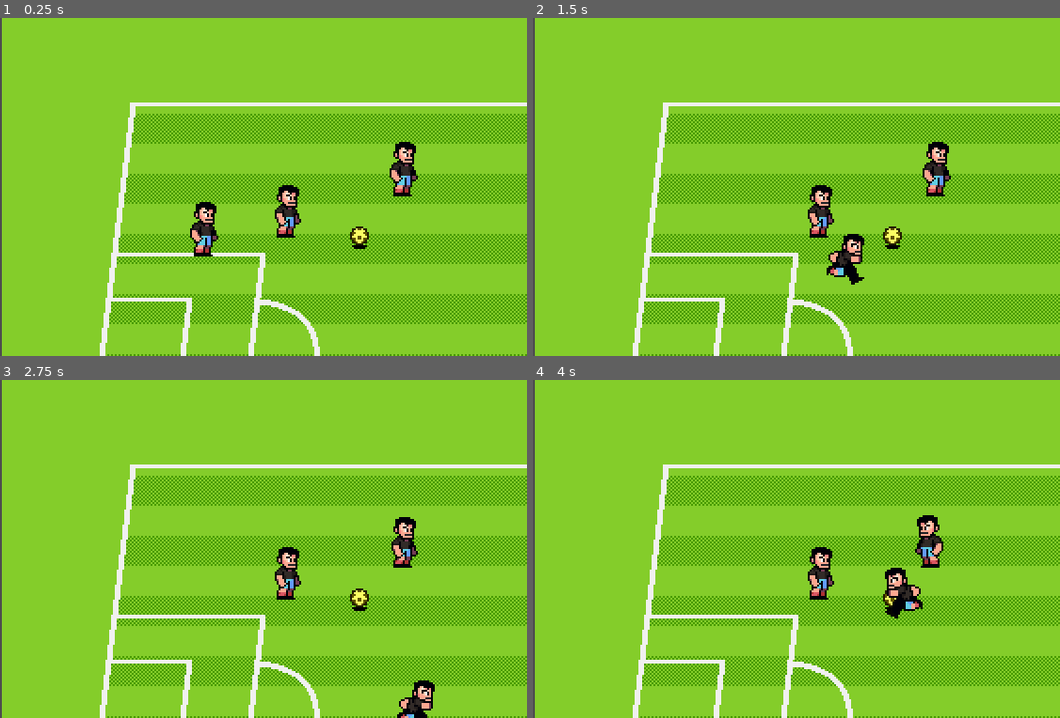
Above: before the commit, frames 1-4 (two rows, left to right).
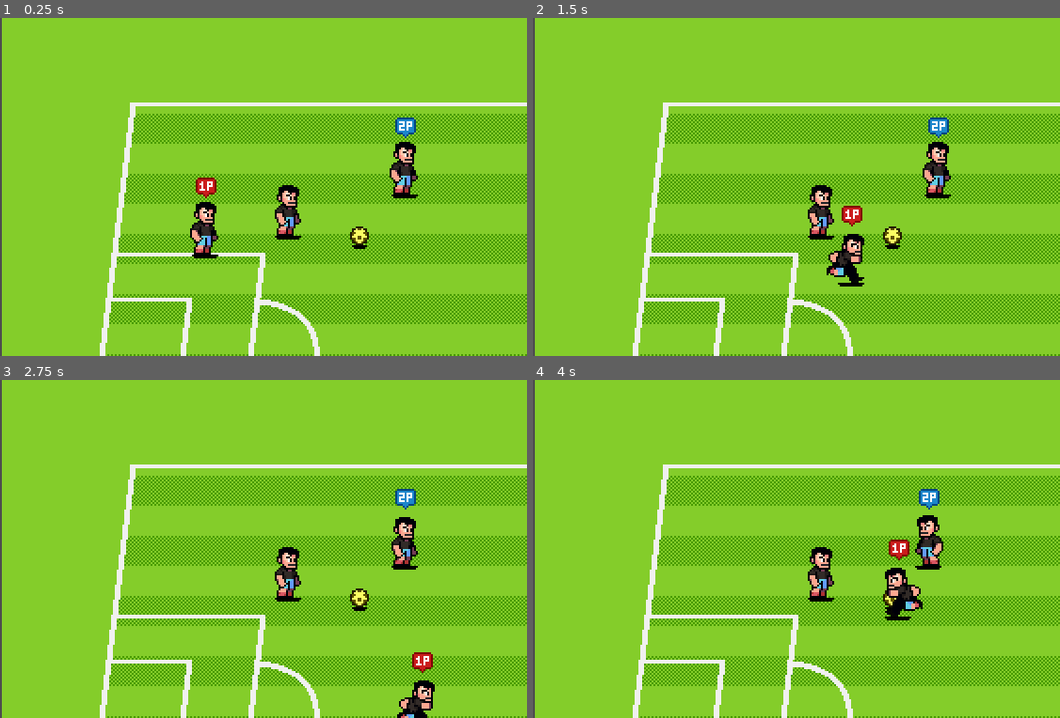
Above: after the commit, the same moments.

Repository: AhkunTa/soccer-online
Game: Godot game, scene res://scenes/world.tscn
The game is run twice, just before and just after one commit, with the same random seed, the same clock (stepped at 60 frames per second) and the same inputs.
Inputs:
- Up to frame 1 (0.25 s): no input
- Up to frame 2 (1.5 s): hold D (p1_right) 0.53-1.28 s; tap J (p1_pass) at 0.6 s; tap Space (p1_jump) at 0.77 s; hold S (p1_down) from 1.28 s (still down); tap K (p1_shoot) at 1.35 s
- Up to frame 3 (2.75 s): tap Space (p1_jump) at 1.52 s; release S (p1_down) at 2.03 s; hold D (p1_right) from 2.03 s (still down); tap Down (p2_down) at 2.1 s
- Up to frame 4 (4 s): release D (p1_right) at 2.78 s; hold W (p1_up) 2.78-3.53 s; tap Left (p2_left) at 2.85 s; tap Space (p1_jump) at 3.02, 3.77 s; hold A (p1_left) from 3.53 s (still down); tap Page Down (p2_pass) at 3.6 s

The runs differ from the first frame. In frame 1, 0.5% of the frame differs, in the area x 36-80%, y 29-72%; in frame 2, 0.5%, in the area x 52-80%, y 29-80%; in frame 3, 0.5%; in frame 4, 0.5%.

Commit message:
feat: add player shadow and player indicator

Diff:
--- a/scenes/charcaters/player.gd
+++ b/scenes/charcaters/player.gd
@@ -1,6 +1,11 @@
 class_name Player
 extends CharacterBody2D
 
+const CONTROL_SCHENE_MAP: Dictionary = {
+	ControlScheme.CPU: preload("res://assets/art/props/cpu.png"),
+	ControlScheme.P1: preload("res://assets/art/props/1p.png"),
+	ControlScheme.P2: preload("res://assets/art/props/2p.png")
+}
 
 @export var speed: float = 80.0
 @export var power: float = 50.0
@@ -13,6 +18,7 @@
 @onready var animation_player: AnimationPlayer =  %AnimationPlayer
 @onready var player_sprite: Sprite2D = %PlayerSprite
 @onready var team_detection_area: Area2D = %TeammateDetectionArea
+@onready var control_sprite: Sprite2D = %ControlSprite
 
 enum ControlScheme {CPU,P1,P2}
 enum State {MOVING, TACKLING, JUMPING, RECOVERING, PREPINGSHOT, SHOOTING, JUMPINGSHOTING,PASSING}
@@ -22,11 +28,13 @@
 var current_state: PlayerState = null
 var state_factory := PlayerStateFactory.new()
 func _ready() -> void:
+	set_control_texture()
 	switch_state(State.MOVING, PlayerStateData.new())
 
 func _process(_delta: float) -> void:
 
 	flip_sprites()
+	set_sprite_visiable()
 	move_and_slide()
 	#zIndex_set()
 
@@ -61,8 +69,14 @@
 		player_sprite.flip_h = true
 	#player_sprite.flip_h == true if heading == Vector2.LEFT else false
 
+func set_sprite_visiable() -> void:
+	control_sprite.visible = has_ball() or not control_scheme == ControlScheme.CPU
+
 func has_ball() -> bool:
 	return ball.carrier == self
+
+func set_control_texture() -> void:
+	control_sprite.texture = CONTROL_SCHENE_MAP[control_scheme]
 
 func on_animation_complete() ->void:
 	if current_state != null:
--- a/scenes/charcaters/player.tscn
+++ b/scenes/charcaters/player.tscn
@@ -1,7 +1,9 @@
-[gd_scene load_steps=12 format=3 uid="uid://dv6q00nlf84ql"]
+[gd_scene load_steps=14 format=3 uid="uid://dv6q00nlf84ql"]
 
 [ext_resource type="Script" uid="uid://p6p44a0tis42" path="res://scenes/charcaters/player.gd" id="1_ct8e2"]
 [ext_resource type="Texture2D" uid="uid://8j3jl22ycrq6" path="res://assets/art/characters/soccer-player.png" id="1_mrolr"]
+[ext_resource type="Texture2D" uid="uid://cwj17hijrniey" path="res://assets/art/characters/player-shadow.png" id="3_6aipo"]
+[ext_resource type="Texture2D" uid="uid://l5nflo672p66" path="res://assets/art/props/1p.png" id="3_ydfq7"]
 
 [sub_resource type="Animation" id="Animation_qjq5t"]
 length = 0.001
@@ -167,6 +169,12 @@
 hframes = 6
 vframes = 13
 
+[node name="ControlSprite" type="Sprite2D" parent="PlayerSprite"]
+unique_name_in_owner = true
+position = Vector2(-7, -42)
+texture = ExtResource("3_ydfq7")
+centered = false
+
 [node name="AnimationPlayer" type="AnimationPlayer" parent="."]
 unique_name_in_owner = true
 libraries = {
@@ -180,8 +188,15 @@
 
 [node name="TeammateDetectionArea" type="Area2D" parent="."]
 unique_name_in_owner = true
+visible = false
 collision_layer = 0
 collision_mask = 2
 
 [node name="CollisionPolygon2D" type="CollisionPolygon2D" parent="TeammateDetectionArea"]
 polygon = PackedVector2Array(0, -40, 280, -150, 330, -100, 330, 100, 280, 150, 0, 40)
+
+[node name="ShadowSprite" type="Sprite2D" parent="."]
+position = Vector2(0, -6)
+texture = ExtResource("3_6aipo")
+centered = false
+offset = Vector2(-8, -9)
